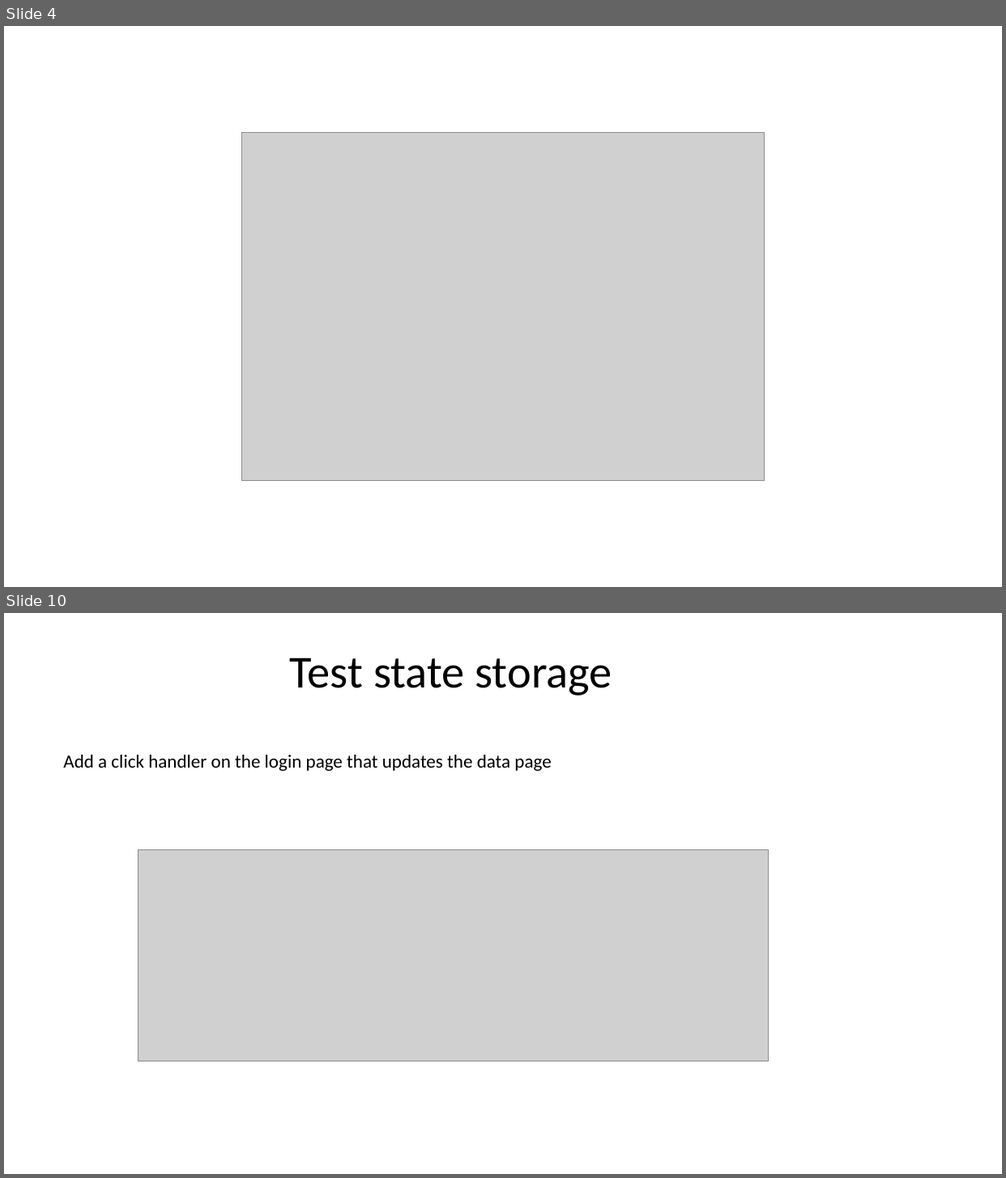
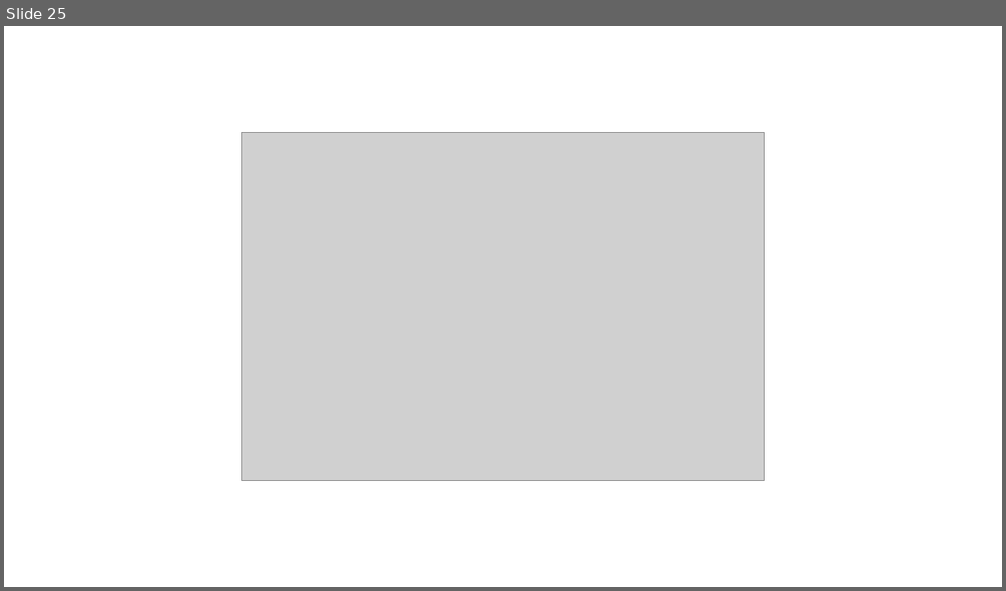
Before and after one commit to DHI/DomainServicesCourse, a slide deck: Presentations/DS-course-4-frontend.pptx. Shown one above the other, each under a label of ours: slides 4 and 10 before the commit, slide 25 after it; the slides between them are not shown. The pictures are 1006x1178 and 1006x591 pixels, drawn with LibreOffice and Linux fonts; fonts in the diff are those of the drawing; grey boxes stand for pictures. Boxes give left, top, right and bottom in pixels: in the first picture for what was removed or moved away, otherwise in the second. Text is boxed around its words. In the diff, an @@ line names an element or a change of style, - is before the commit and + after.

```diff
--- a/Presentations/DS-course-4-frontend.pptx
+++ b/Presentations/DS-course-4-frontend.pptx
@@ slide 10 removed at (4,613,1002,1174), background #FFFFFF @@
@@ text removed at (289,658,612,696) @@
-Test state storage
@@ text removed at (63,755,551,771) @@
-Add a click handler on the login page that updates the data page
@@ picture removed at (138,850,769,1063) @@
@@ what was slide 4 is now slide 25 @@
```
Also in this commit, not shown: 1 slide changed, 21 slides added, 10 other slides removed, 6 other files.
